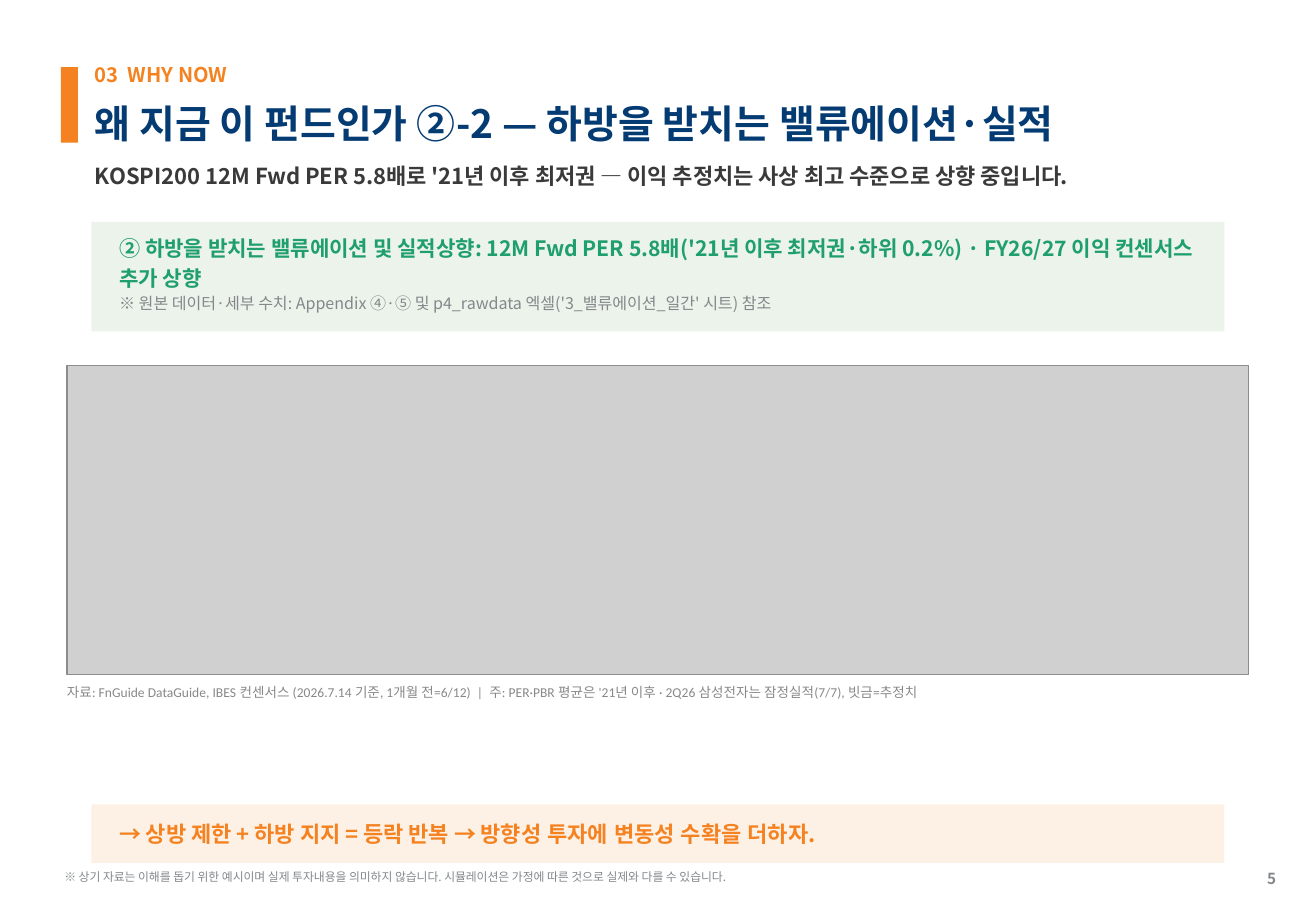
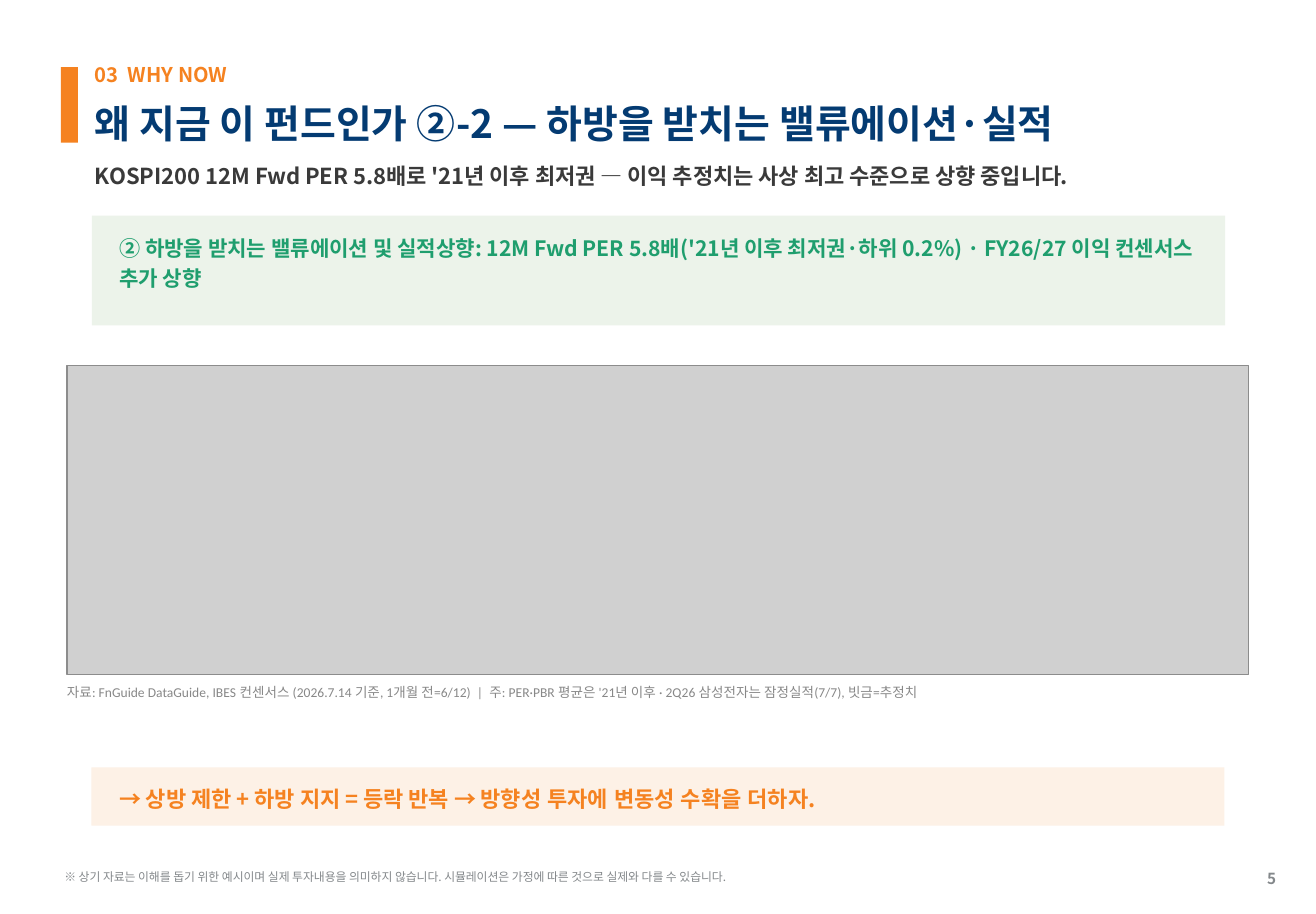
Before and after one commit to gamer383-bit/Volatility-Fund, a slide deck: slide 5 of 제안서/변동성하베스트펀드_AITop2_v1_20260715.pptx. Drawn at 1316x914 pixels with LibreOffice and Linux fonts; fonts in the diff are those of the drawing; grey boxes stand for pictures. Boxes give left, top, right and bottom in pixels: in the first picture for what was removed or moved away, otherwise in the second. Text is boxed around its words. In the diff, an @@ line names an element or a change of style, - is before the commit and + after.

```diff
--- a/제안서/변동성하베스트펀드_AITop2_v1_20260715.pptx
+++ b/제안서/변동성하베스트펀드_AITop2_v1_20260715.pptx
@@ rectangle: place and size @@
-rectangle at bbox=[91, 222, 1225, 331]
+rectangle at bbox=[93, 216, 1226, 325]
@@ text at bbox=[139, 295, 772, 313]: paragraph removed @@
-※ 원본 데이터·세부 수치: Appendix ④·⑤ 및 p4_rawdata 엑셀('3_밸류에이션_일간' 시트) 참조
@@ rectangle: place and size @@
-rectangle at bbox=[91, 804, 1225, 863]
+rectangle at bbox=[91, 768, 1225, 826]
@@ text "→ 상방 제한 + 하방 ...": place and size @@
-text "→ 상방 제한 + 하방 ..." at bbox=[146, 823, 815, 844]
+text "→ 상방 제한 + 하방 ..." at bbox=[146, 788, 815, 809]
```
Also in this commit, not shown: 7 other slides changed, 6 other files.
